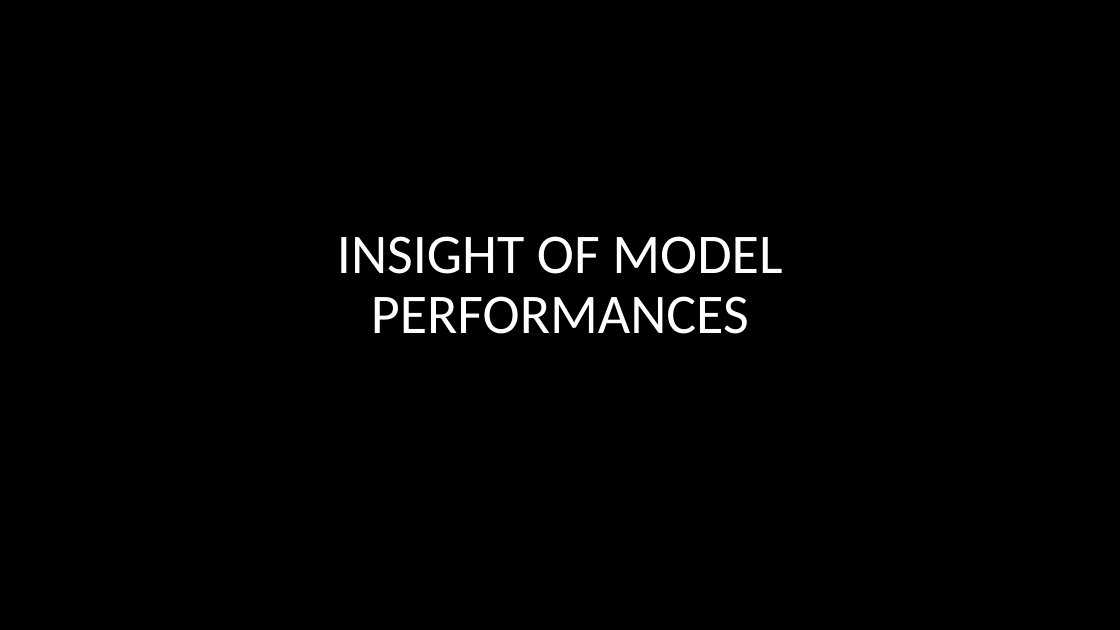
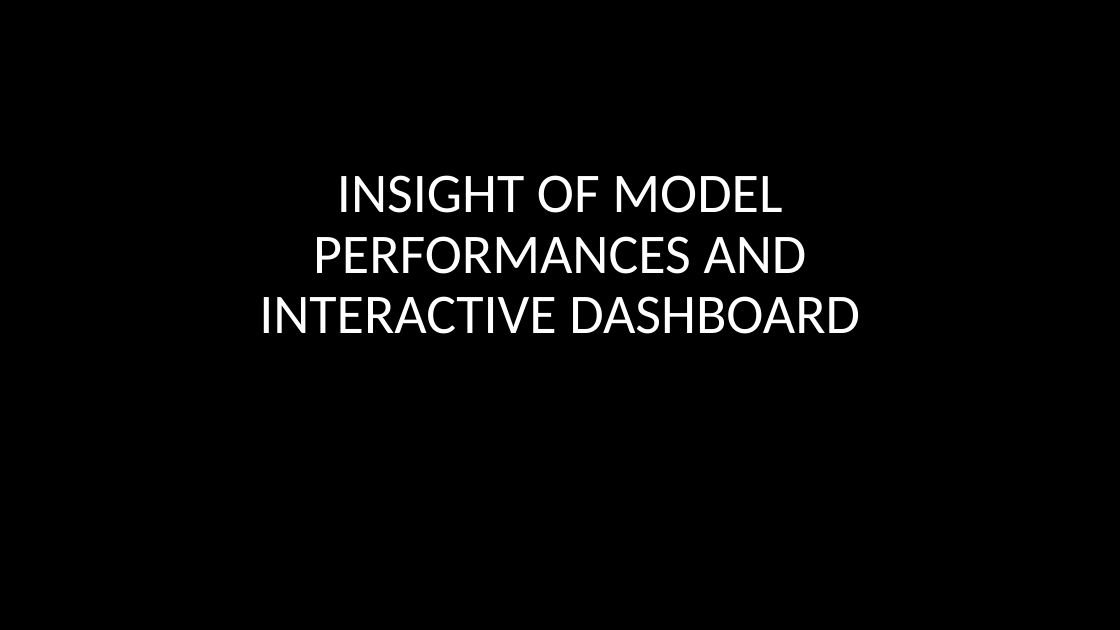
Before and after one commit to PhyoThor/CSIS-4260-Special_Topic_In_Data_Analytics-, a slide deck: slide 24 of Project/CSIS-4260 _Special_Topic_Apple_stocks_prediction.pptx. Drawn at 1120x630 pixels with LibreOffice and Linux fonts; fonts in the diff are those of the drawing; background and template pictures are left out. Boxes give left, top, right and bottom in pixels: in the first picture for what was removed or moved away, otherwise in the second. Text is boxed around its words. In the diff, an @@ line names an element or a change of style, - is before the commit and + after.

```diff
--- a/Project/CSIS-4260 _Special_Topic_Apple_stocks_prediction.pptx
+++ b/Project/CSIS-4260 _Special_Topic_Apple_stocks_prediction.pptx
@@ title at <box>259,175,860,334</box>: text changed @@
-INSIGHT OF MODEL PERFORMANCES
+INSIGHT OF MODEL PERFORMANCES AND INTERACTIVE DASHBOARD
```
Also in this commit, not shown: 5 slides added, 1 other file.
